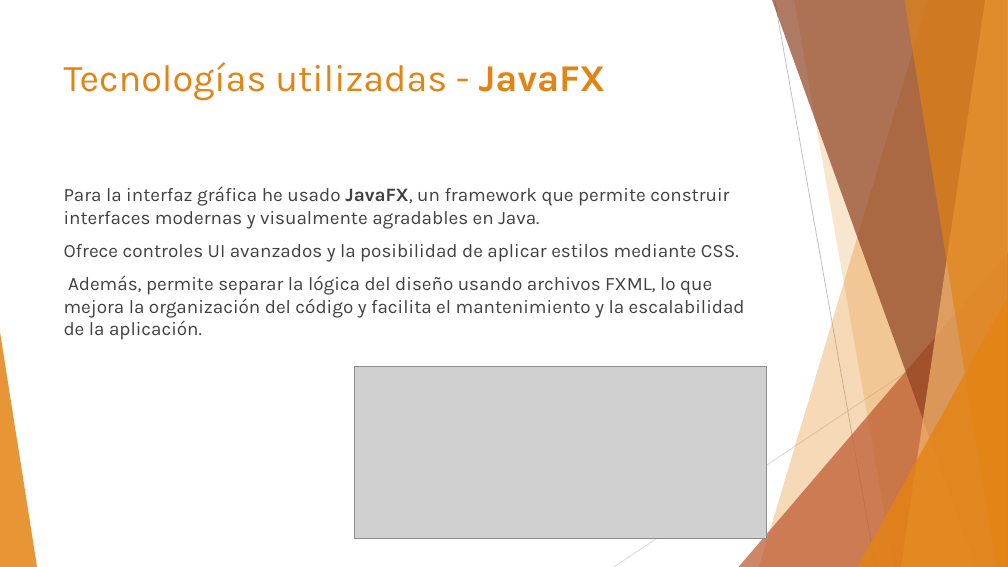
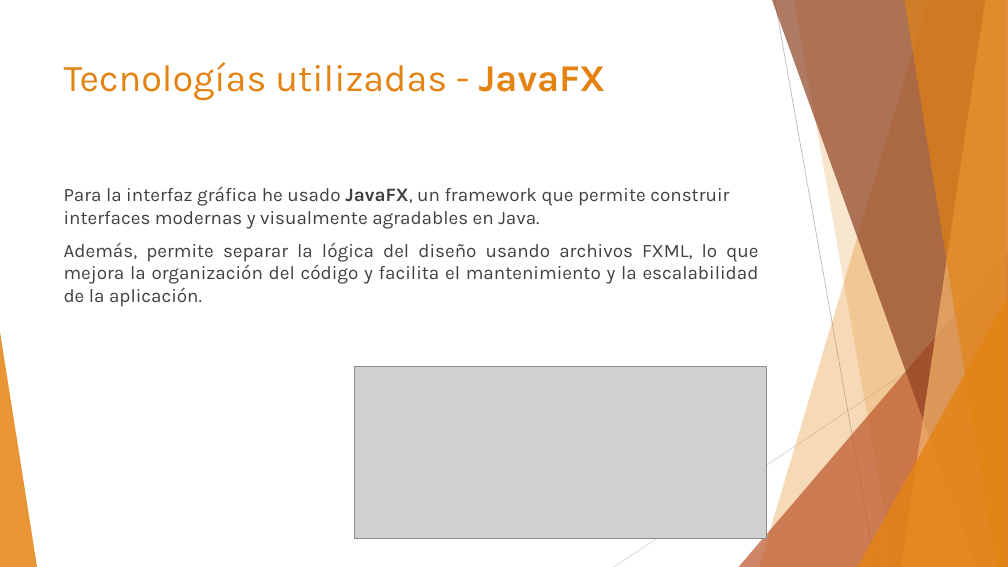
Before and after one commit to BEAMONDO/TFG_DAM2, a slide deck: slide 6 of Presentacion Library Manager - David Beamonde.pptx. Drawn at 1008x567 pixels with LibreOffice and Linux fonts; fonts in the diff are those of the drawing; grey boxes stand for pictures. Boxes give left, top, right and bottom in pixels: in the first picture for what was removed or moved away, otherwise in the second. Text is boxed around its words. In the diff, an @@ line names an element or a change of style, - is before the commit and + after.

```diff
--- a/Presentacion Library Manager - David Beamonde.pptx
+++ b/Presentacion Library Manager - David Beamonde.pptx
@@ text at [64,244,739,262]: paragraph removed @@
-Ofrece controles UI avanzados y la posibilidad de aplicar estilos mediante CSS.
@@ text at [64,242,759,307]: alignment left to justified @@
```
Also in this commit, not shown: 3 other slides changed, 1 other file.
